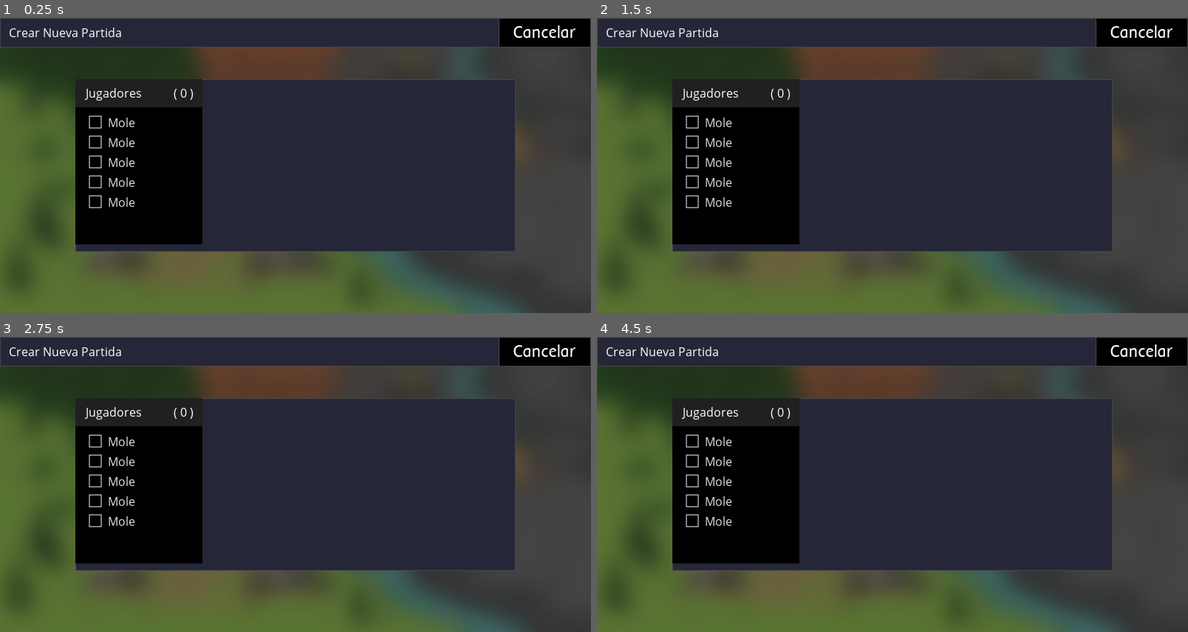
Above: before the commit, frames 1-4 (two rows, left to right).
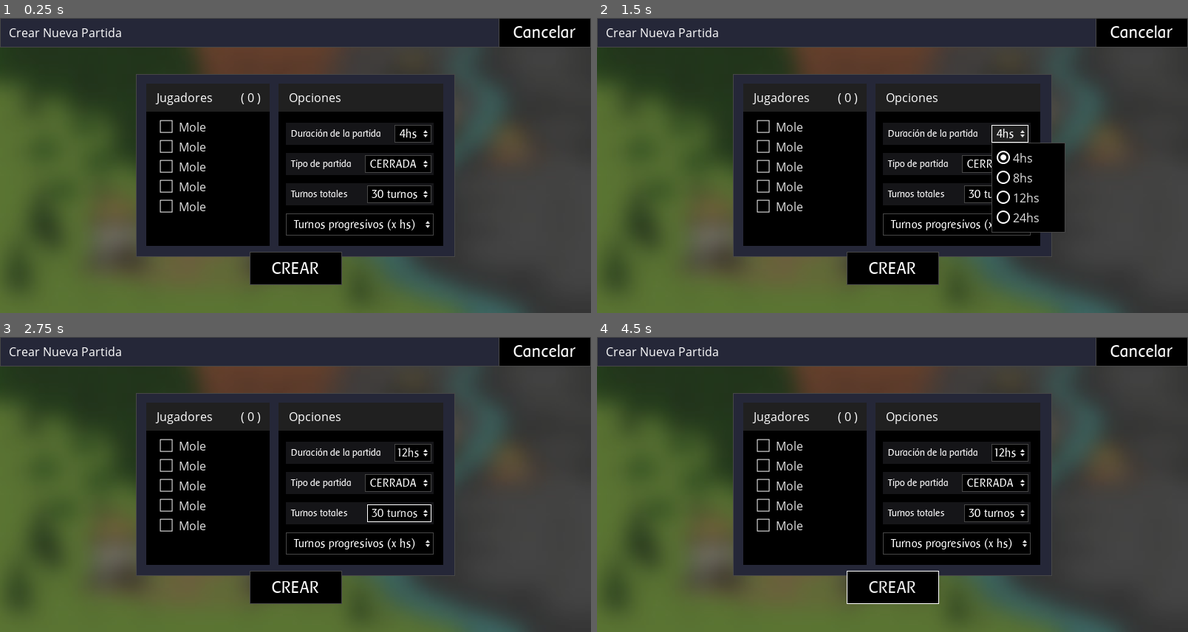
Above: after the commit, the same moments.

Repository: GabrielCancro/stone_age_firebase
Game: Godot game, scene res://Scenes/CreateGame/CreateGame.tscn
The game is run twice, just before and just after one commit, with the same random seed, the same clock (stepped at 60 frames per second) and the same inputs. This scene is started directly instead of the project's main scene.
Inputs (mouse positions are in pixels of both pictures, inside the frame that each line leads up to):
- Up to frame 1 (0.25 s): no input
- Up to frame 2 (1.5 s): click (1010, 133) at 0.5 s, where only the run after the commit has a clickable "4hs"; click (992, 165) at 1.25 s, where only the run after the commit has a clickable "CERRADA"
- Up to frame 3 (2.75 s): click (401, 514) at 2 s, where only the run after the commit has a clickable "30 turnos"
- Up to frame 4 (4.5 s): click (1010, 452) at 2.75 s, where only the run after the commit has a clickable "12hs"; click (957, 543) at 3.5 s, where only the run after the commit has a clickable "Turnos progresivos (x hs)"; click (892, 587) at 4.25 s, where only the run after the commit has a clickable "CREAR"

The runs differ from the first frame. In frame 1, 33% of the frame differs, in the area x 12-88%, y 19-91%; in frame 2, 33%; in frame 3, 33%; in frame 4, 33%.
Error in both runs: Invalid operands 'String' and 'Nil' in operator 'in'. (res://Scenes/CreateGame/CreateGame.gd:10)

Commit message:
update

Diff:
--- a/Scenes/CreateGame/CreateGame.tscn
+++ b/Scenes/CreateGame/CreateGame.tscn
@@ -1,8 +1,7 @@
-[gd_scene load_steps=8 format=2]
+[gd_scene load_steps=7 format=2]
 
 [ext_resource path="res://assets/themes/minimalUI/MinimalUI.tres" type="Theme" id=1]
 [ext_resource path="res://Games/StoneAge/assets/new_map_bg_blur.jpg" type="Texture" id=2]
-[ext_resource path="res://assets/font/themeA.tres" type="Theme" id=3]
 [ext_resource path="res://assets/font/BAARS.TTF" type="DynamicFontData" id=4]
 [ext_resource path="res://Scenes/CreateGame/CreateGame.gd" type="Script" id=5]
 [ext_resource path="res://assets/font/font_super_small.tres" type="DynamicFont" id=6]
@@ -49,17 +48,20 @@
 anchor_top = 0.5
 anchor_right = 0.5
 anchor_bottom = 0.5
-margin_left = -298.0
-margin_top = -117.0
-margin_right = 298.0
-margin_bottom = 117.0
+margin_left = -216.0
+margin_top = -124.0
+margin_right = 216.0
+margin_bottom = 124.0
 rect_min_size = Vector2( 0, 40 )
 
 [node name="PlayerList" type="ColorRect" parent="Panel"]
 anchor_right = 1.0
 anchor_bottom = 1.0
-margin_right = -424.0
-margin_bottom = -10.0
+margin_left = 14.0
+margin_top = 13.0
+margin_right = -251.0
+margin_bottom = -15.0
+rect_min_size = Vector2( 0, 220 )
 color = Color( 0, 0, 0, 1 )
 
 [node name="Title" type="ColorRect" parent="Panel/PlayerList"]
@@ -126,22 +128,43 @@
 margin_bottom = 151.0
 text = " Mole"
 
-[node name="Grid NEW" type="GridContainer" parent="Panel"]
-visible = false
-margin_left = 373.0
+[node name="Options" type="ColorRect" parent="Panel"]
+anchor_right = 1.0
+margin_left = 193.0
 margin_top = 13.0
-margin_right = 573.0
-margin_bottom = 208.0
-custom_constants/vseparation = 3
+margin_right = -16.0
+margin_bottom = 233.0
+rect_min_size = Vector2( 0, 220 )
+color = Color( 0, 0, 0, 1 )
+
+[node name="Title" type="ColorRect" parent="Panel/Options"]
+anchor_right = 1.0
+margin_bottom = 38.0
+color = Color( 0.129412, 0.129412, 0.129412, 1 )
+
+[node name="Label" type="Label" parent="Panel/Options/Title"]
+anchor_right = 1.0
+anchor_bottom = 1.0
+margin_left = 14.0
+margin_right = -54.0
+text = "Opciones"
+valign = 1
+
+[node name="Grid NEW" type="GridContainer" parent="Panel/Options"]
+margin_left = 10.0
+margin_top = 53.0
+margin_right = 210.0
+margin_bottom = 248.0
+custom_constants/vseparation = 11
 custom_constants/hseparation = 0
 
-[node name="init_turns" type="ColorRect" parent="Panel/Grid NEW"]
+[node name="init_turns" type="ColorRect" parent="Panel/Options/Grid NEW"]
 margin_right = 200.0
 margin_bottom = 30.0
 rect_min_size = Vector2( 200, 30 )
 color = Color( 0.227451, 0.219608, 0.254902, 0.376471 )
 
-[node name="Label" type="Label" parent="Panel/Grid NEW/init_turns"]
+[node name="Label" type="Label" parent="Panel/Options/Grid NEW/init_turns"]
 anchor_right = 1.0
 anchor_bottom = 1.0
 margin_left = 7.0
@@ -152,7 +175,7 @@
 valign = 1
 autowrap = true
 
-[node name="OptionButton" type="OptionButton" parent="Panel/Grid NEW/init_turns"]
+[node name="OptionButton" type="OptionButton" parent="Panel/Options/Grid NEW/init_turns"]
 anchor_left = 1.0
 anchor_top = 0.5
 anchor_right = 1.0
@@ -167,14 +190,14 @@
 items = [ "4hs", null, false, 0, null, "8hs", null, false, 1, null, "12hs", null, false, 2, null, "24hs", null, false, 3, null ]
 selected = 0
 
-[node name="phs_turns" type="ColorRect" parent="Panel/Grid NEW"]
-margin_top = 33.0
-margin_right = 200.0
-margin_bottom = 63.0
-rect_min_size = Vector2( 200, 30 )
-color = Color( 0.227451, 0.219608, 0.254902, 0.376471 )
-
-[node name="Label" type="Label" parent="Panel/Grid NEW/phs_turns"]
+[node name="phs_turns" type="ColorRect" parent="Panel/Options/Grid NEW"]
+margin_top = 41.0
+margin_right = 200.0
+margin_bottom = 71.0
+rect_min_size = Vector2( 200, 30 )
+color = Color( 0.227451, 0.219608, 0.254902, 0.376471 )
+
+[node name="Label" type="Label" parent="Panel/Options/Grid NEW/phs_turns"]
 anchor_right = 1.0
 anchor_bottom = 1.0
 margin_left = 7.0
@@ -185,7 +208,7 @@
 valign = 1
 autowrap = true
 
-[node name="OptionButton" type="OptionButton" parent="Panel/Grid NEW/phs_turns"]
+[node name="OptionButton" type="OptionButton" parent="Panel/Options/Grid NEW/phs_turns"]
 anchor_left = 1.0
 anchor_top = 0.5
 anchor_right = 1.0
@@ -200,14 +223,14 @@
 items = [ "CERRADA", null, false, 0, null, "ABIERTA", null, false, 1, null ]
 selected = 0
 
-[node name="total_turns" type="ColorRect" parent="Panel/Grid NEW"]
-margin_top = 66.0
-margin_right = 200.0
-margin_bottom = 96.0
-rect_min_size = Vector2( 200, 30 )
-color = Color( 0.227451, 0.219608, 0.254902, 0.376471 )
-
-[node name="Label" type="Label" parent="Panel/Grid NEW/total_turns"]
+[node name="total_turns" type="ColorRect" parent="Panel/Options/Grid NEW"]
+margin_top = 82.0
+margin_right = 200.0
+margin_bottom = 112.0
+rect_min_size = Vector2( 200, 30 )
+color = Color( 0.227451, 0.219608, 0.254902, 0.376471 )
+
+[node name="Label" type="Label" parent="Panel/Options/Grid NEW/total_turns"]
 anchor_right = 1.0
 anchor_bottom = 1.0
 margin_left = 7.0
@@ -218,7 +241,7 @@
 valign = 1
 autowrap = true
 
-[node name="OptionButton" type="OptionButton" parent="Panel/Grid NEW/total_turns"]
+[node name="OptionButton" type="OptionButton" parent="Panel/Options/Grid NEW/total_turns"]
 anchor_left = 1.0
 anchor_top = 0.5
 anchor_right = 1.0
@@ -233,14 +256,14 @@
 items = [ "30 turnos", null, false, 0, null, "40 turnos", null, false, 1, null ]
 selected = 0
 
-[node name="final_await" type="ColorRect" parent="Panel/Grid NEW"]
-margin_top = 99.0
-margin_right = 200.0
-margin_bottom = 129.0
-rect_min_size = Vector2( 200, 30 )
-color = Color( 0.227451, 0.219608, 0.254902, 0.376471 )
-
-[node name="OptionButton" type="OptionButton" parent="Panel/Grid NEW/final_await"]
+[node name="final_await" type="ColorRect" parent="Panel/Options/Grid NEW"]
+margin_top = 123.0
+margin_right = 200.0
+margin_bottom = 153.0
+rect_min_size = Vector2( 200, 30 )
+color = Color( 0.227451, 0.219608, 0.254902, 0.376471 )
+
+[node name="OptionButton" type="OptionButton" parent="Panel/Options/Grid NEW/final_await"]
 anchor_right = 1.0
 anchor_bottom = 1.0
 custom_fonts/font = SubResource( 1 )
@@ -249,90 +272,13 @@
 items = [ "Turnos progresivos (x hs)", null, false, 0, null, "Todos los turnos al inicio", null, false, 1, null ]
 selected = 0
 
-[node name="duration" type="ColorRect" parent="Panel/Grid NEW"]
-margin_top = 132.0
-margin_right = 200.0
-margin_bottom = 162.0
-rect_min_size = Vector2( 200, 30 )
-color = Color( 0.227451, 0.219608, 0.254902, 0.376471 )
-
-[node name="Label" type="Label" parent="Panel/Grid NEW/duration"]
-anchor_right = 1.0
-anchor_bottom = 1.0
-margin_left = 7.0
-margin_right = -58.0
-custom_constants/line_spacing = 1
-custom_fonts/font = ExtResource( 6 )
-text = "Duración Total (hs)"
-valign = 1
-autowrap = true
-
-[node name="LineEdit" type="LineEdit" parent="Panel/Grid NEW/duration"]
-modulate = Color( 0.984314, 1, 0.796078, 1 )
-anchor_right = 1.0
-anchor_bottom = 1.0
-margin_left = 148.0
-margin_top = 6.0
-margin_right = -6.0
-margin_bottom = -4.0
-focus_mode = 0
-custom_fonts/font = ExtResource( 6 )
-text = "Nan"
-align = 1
-context_menu_enabled = false
-virtual_keyboard_enabled = false
-shortcut_keys_enabled = false
-selecting_enabled = false
-
-[node name="wait_all" type="ColorRect" parent="Panel/Grid NEW"]
-margin_top = 165.0
-margin_right = 200.0
-margin_bottom = 195.0
-rect_min_size = Vector2( 200, 30 )
-color = Color( 0.227451, 0.219608, 0.254902, 0.376471 )
-
-[node name="Label" type="Label" parent="Panel/Grid NEW/wait_all"]
-anchor_right = 1.0
-anchor_bottom = 1.0
-margin_left = 7.0
-margin_right = -58.0
-custom_constants/line_spacing = 1
-custom_fonts/font = ExtResource( 6 )
-text = "Esperar a todos los jugadores al finalizar"
-valign = 1
-autowrap = true
-__meta__ = {
-"_edit_use_anchors_": false
-}
-
-[node name="CheckBox" type="CheckBox" parent="Panel/Grid NEW/wait_all"]
-margin_left = 157.0
-margin_top = 1.0
-margin_right = 195.0
-margin_bottom = 45.0
-rect_scale = Vector2( 0.7, 0.7 )
-theme = ExtResource( 3 )
-__meta__ = {
-"_edit_use_anchors_": false
-}
-
-[node name="title" type="ColorRect" parent="Panel/Grid NEW"]
-visible = false
-margin_top = 165.0
-margin_right = 200.0
-margin_bottom = 180.0
-rect_min_size = Vector2( 200, 15 )
-color = Color( 0.227451, 0.219608, 0.254902, 0.376471 )
-
-[node name="Label" type="Label" parent="Panel/Grid NEW/title"]
-anchor_right = 1.0
-anchor_bottom = 1.0
-margin_left = 7.0
-margin_right = -8.0
-custom_colors/font_color = Color( 0.882353, 1, 0.415686, 1 )
-custom_constants/line_spacing = 1
-custom_fonts/font = ExtResource( 6 )
-text = "Stone Age Config Vars"
-align = 1
-valign = 1
-autowrap = true
+[node name="btn_create" type="Button" parent="Panel"]
+anchor_left = 0.5
+anchor_top = 1.0
+anchor_right = 0.5
+anchor_bottom = 1.0
+margin_left = -62.0
+margin_top = -7.0
+margin_right = 63.0
+margin_bottom = 38.0
+text = "CREAR"
